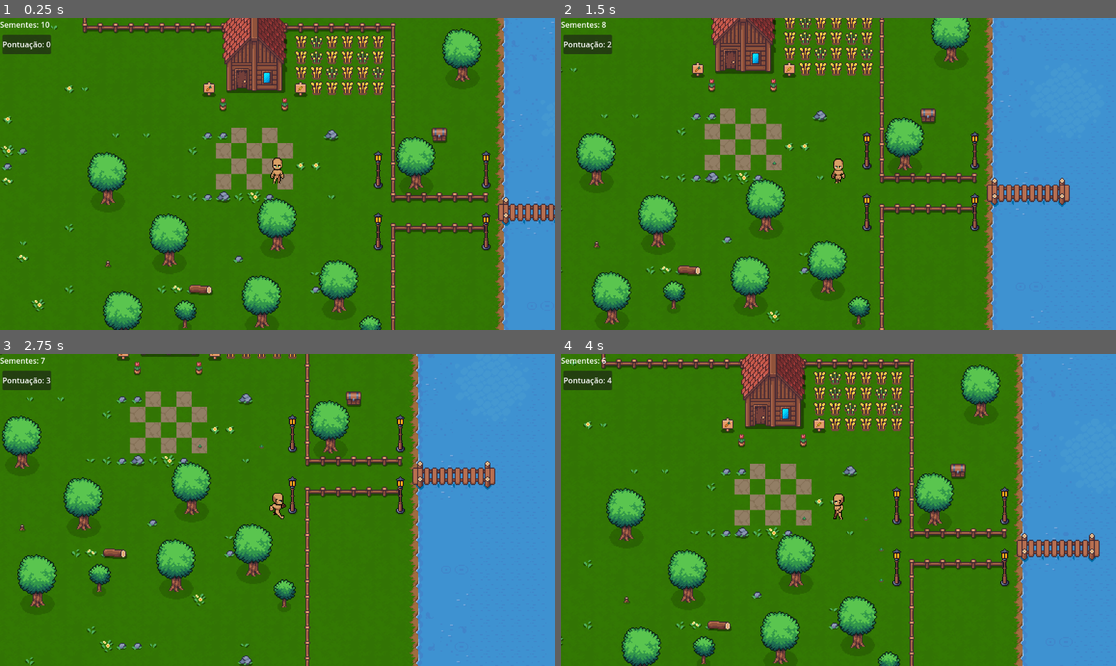
Above: before the commit, frames 1-4 (two rows, left to right).
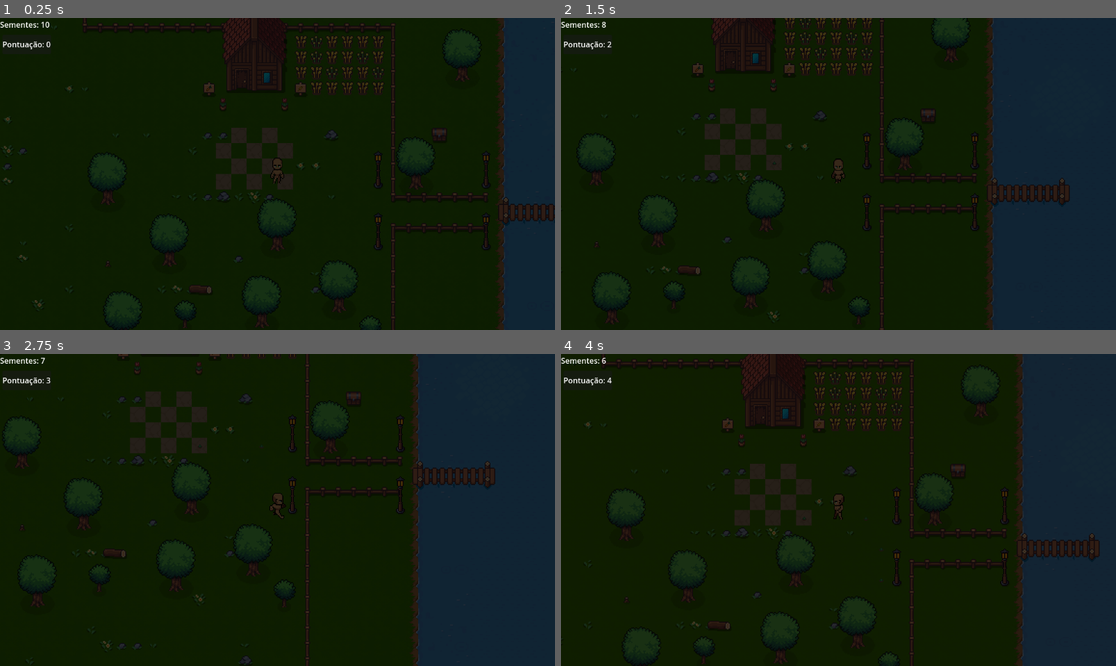
Above: after the commit, the same moments.

Repository: IanSouzaVL/PROAGRUPAR-Integrador
Game: Godot game, scene res://scenes/main.tscn
Same seed, same stepped clock (60 frames per second), same inputs: the game is played once before the commit and once after it.
Inputs (mouse positions are in pixels of both pictures, inside the frame that each line leads up to):
- Up to frame 1 (0.25 s): no input
- Up to frame 2 (1.5 s): tap Enter (ui_accept) at 0.5, 0.77 s; move the mouse to (960, 158) at 0.52 s; hold D (right) 0.53-1.28 s; tap F (interact) at 0.6, 1.35 s; click (960, 158) at 0.67 s; move the mouse to (727, 189) at 1.27 s; hold S (down) from 1.28 s (still down)
- Up to frame 3 (2.75 s): tap Enter (ui_accept) at 1.52 s; move the mouse to (333, 441) at 2.02 s; release S (down) at 2.03 s; hold D (right) from 2.03 s (still down); hold Shift (shift) from 2.03 s (still down); tap F (interact) at 2.3 s
- Up to frame 4 (4 s): move the mouse to (810, 572) at 2.77 s; release D (right) at 2.78 s; release Shift (shift) at 2.78 s; hold W (up) 2.78-3.53 s; tap Tab at 2.85 s; click (810, 572) at 2.92 s; tap Enter (ui_accept) at 3.02, 3.77 s; tap F (interact) at 3.05, 3.8 s; move the mouse to (1005, 556) at 3.52 s; hold A (left) from 3.53 s (still down); tap Backspace at 3.6 s

The runs differ from the first frame. In frame 1, 99% of the frame differs, in the area x 0-100%, y 0-100%; in frame 2, 99%; in frame 3, 99%; in frame 4, 99%.

Commit message:
Ta com erro, tentando armazenar daycicle currentTimePos

Diff:
--- a/scenes/casa.gd
+++ b/scenes/casa.gd
@@ -11,12 +11,15 @@
 	if (podeInteragir == true) and Input.is_action_just_pressed("interact"):
 		Dados.residencial = true
 		Dados.posicaoPlayer = $"../Player".position
+
+		Dados.animation_player = $"../AnimationPlayer"
+		Dados.currentTimePos = Dados.animation_player.current_animation
 		var resultado = get_tree().change_scene_to_file("res://scenes/mundo_2.tscn")
 		if resultado != OK:
 			push_error("Falha ao trocar de cena. Código de erro: %s" % resultado)
 	if (Dados.chave == true):
 		Dados.chave = false
-		$"../Player".position = Dados.posicaoPlayer
+		Dados.animation_player.current_animation = Dados.currentTimePos
 	print(Dados.residencial)
 
 
--- a/scenes/main.tscn
+++ b/scenes/main.tscn
@@ -2253,6 +2253,43 @@
 
 [sub_resource type="RectangleShape2D" id="RectangleShape2D_yq6so"]
 
+[sub_resource type="Animation" id="Animation_yq6so"]
+resource_name = "daycicle"
+length = 500.0
+tracks/0/type = "value"
+tracks/0/imported = false
+tracks/0/enabled = true
+tracks/0/path = NodePath("Luz:self_modulate")
+tracks/0/interp = 2
+tracks/0/loop_wrap = true
+tracks/0/keys = {
+"times": PackedFloat32Array(0, 20, 38, 60, 120, 180, 242, 280, 300),
+"transitions": PackedFloat32Array(1, 1, 1, 1, 1, 1, 1, 1, 1),
+"update": 0,
+"values": [Color(0, 0, 0, 0.74902), Color(0.207843, 0.0666667, 0, 0.811765), Color(0.392157, 0.152941, 0, 0.623529), Color(0.392157, 0.152941, 0, 0), Color(0.392157, 0.152941, 0, 0), Color(0.392157, 0.152941, 0, 0), Color(0.392157, 0.152941, 0, 0), Color(0.207843, 0.0666667, 0, 0.811765), Color(0, 0, 0, 0.74902)]
+}
+
+[sub_resource type="Animation" id="Animation_fv21b"]
+length = 0.001
+tracks/0/type = "value"
+tracks/0/imported = false
+tracks/0/enabled = true
+tracks/0/path = NodePath("Luz:self_modulate")
+tracks/0/interp = 1
+tracks/0/loop_wrap = true
+tracks/0/keys = {
+"times": PackedFloat32Array(0),
+"transitions": PackedFloat32Array(1),
+"update": 0,
+"values": [Color(1, 1, 1, 0)]
+}
+
+[sub_resource type="AnimationLibrary" id="AnimationLibrary_tel4y"]
+_data = {
+&"RESET": SubResource("Animation_fv21b"),
+&"daycicle": SubResource("Animation_yq6so")
+}
+
 [node name="Node2D" type="Node2D"]
 script = ExtResource("1_tel4y")
 
@@ -2383,6 +2420,12 @@
 autoplay = true
 parameters/looping = true
 
+[node name="AnimationPlayer" type="AnimationPlayer" parent="."]
+libraries = {
+&"": SubResource("AnimationLibrary_tel4y")
+}
+autoplay = "daycicle"
+
 [connection signal="body_entered" from="PortaDaCasa" to="PortaDaCasa" method="_on_body_entered"]
 [connection signal="body_exited" from="PortaDaCasa" to="PortaDaCasa" method="_on_body_exited"]
 
--- a/scripts/dados.gd
+++ b/scripts/dados.gd
@@ -5,6 +5,9 @@
 var chave = false
 var posicaoPlayer
 var residencial = false
+
+var animation_player: AnimationPlayer
+var currentTimePos
 
 var pontuacao = 0
 # Called when the node enters the scene tree for the first time.
Not shown: 1 places in scenes/main.tscn that only renumber resources
